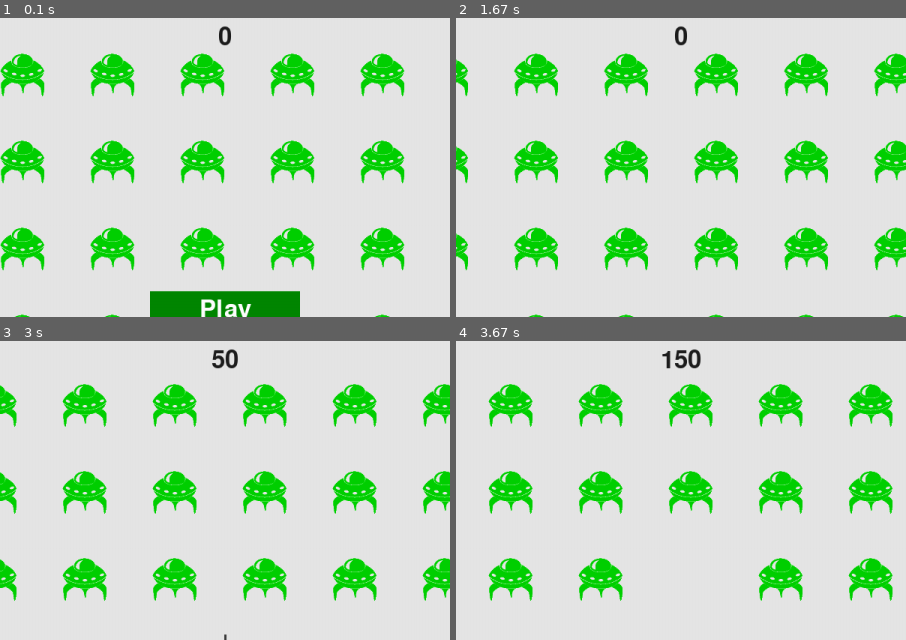
Above: before the commit, frames 1-4 (two rows, left to right).
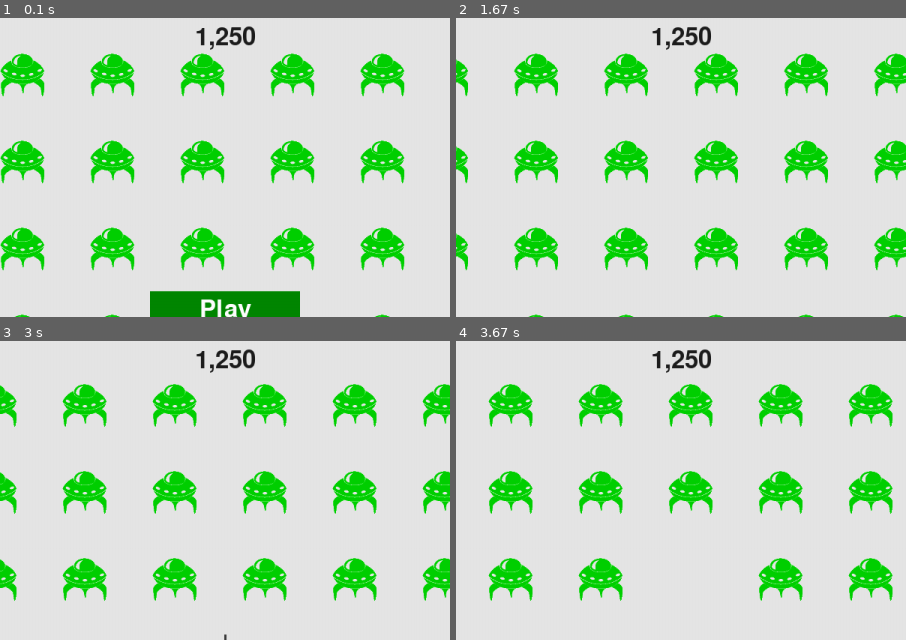
Above: after the commit, the same moments.

Repository: markysayshi/pythoncc_alien_invasion
Game: pygame game, started from alien_invasion.py
Same seed, same stepped clock (60 frames per second), same inputs: the game is played once before the commit and once after it.
Inputs:
- Up to frame 1 (0.1 s): no input
- Up to frame 2 (1.67 s): click "Play" at 0.38 s; tap Space at 0.67, 1.07, 1.37, 1.57 s; hold Right 1-1.47 s; hold Right from 1.5 s (still down)
- Up to frame 3 (3 s): tap Space at 1.87, 2.07, 2.37, 2.63, 2.93 s; release Right at 1.97 s; hold Left 2-2.53 s; hold Left 2.57-2.97 s
- Up to frame 4 (3.67 s): hold Right 3-3.63 s; tap Space at 3.07, 3.37 s
The pictures show only the part of the screen within x 25-75%, y 1-51%; the shares and areas given below are measured in that part.

The runs differ from the first frame. In frame 1, 0.5% of the frame differs, in the area x 43-57%, y 2-11%; in frame 2, 0.5%; in frame 3, 0.5%; in frame 4, 0.6%.

Commit message:
tiy 299, 14-5 complete on main

Diff:
--- a/alien_invasion.py
+++ b/alien_invasion.py
@@ -1,6 +1,7 @@
 # alien invasion start, page 229
 import sys
 from time import sleep
+from pathlib import Path
 
 import pygame
 
@@ -65,6 +66,7 @@
         """Respond to keypresses and mouse events."""
         for event in pygame.event.get():
             if event.type == pygame.QUIT:
+                self._write_high_score()
                 sys.exit()
             elif event.type == pygame.KEYDOWN:
                 self._check_keydown_events(event)
@@ -105,6 +107,7 @@
         elif event.key == pygame.K_LEFT:
             self.ship.moving_left = True
         elif event.key == pygame.K_q:
+            self._write_high_score()
             sys.exit()
         elif event.key == pygame.K_SPACE:
             self._fire_bullet()
@@ -272,6 +275,12 @@
 
         pygame.display.flip()
 
+    # tiy 299, 14-5
+    def _write_high_score(self):
+        """Write the high score to a file."""
+        path = Path('high_score.txt')
+        path.write_text(str(self.stats.high_score))
+
 if __name__ == '__main__':
     # Make a game instance, and run the game.
     ai = AlienInvasion()
--- a/game_stats.py
+++ b/game_stats.py
@@ -1,3 +1,5 @@
+from pathlib import Path
+
 class GameStats:
     """Track statistics for Alien Invasion."""
 
@@ -6,8 +8,14 @@
         self.settings = ai_game.settings
         self.reset_stats()
 
+        # tiy 299, 14-5
+        path = Path('high_score.txt')
+        if path.exists():
+            self.high_score = int(path.read_text())
+        else:
+            self.high_score = 0
         # High score should never be reset.
-        self.high_score = 0
+        #self.high_score = 0
 
     def reset_stats(self):
         """Initialize statistics that can change during the game."""
--- /dev/null
+++ b/high_score.txt
@@ -0,0 +1 @@
+1250
